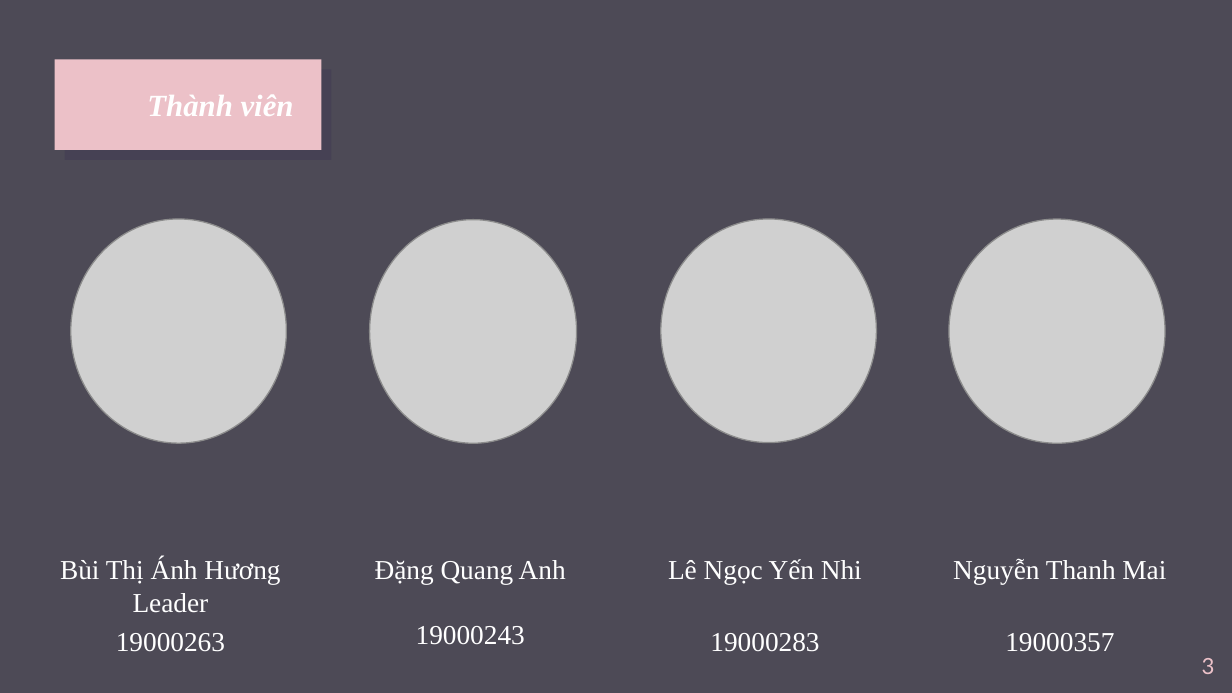
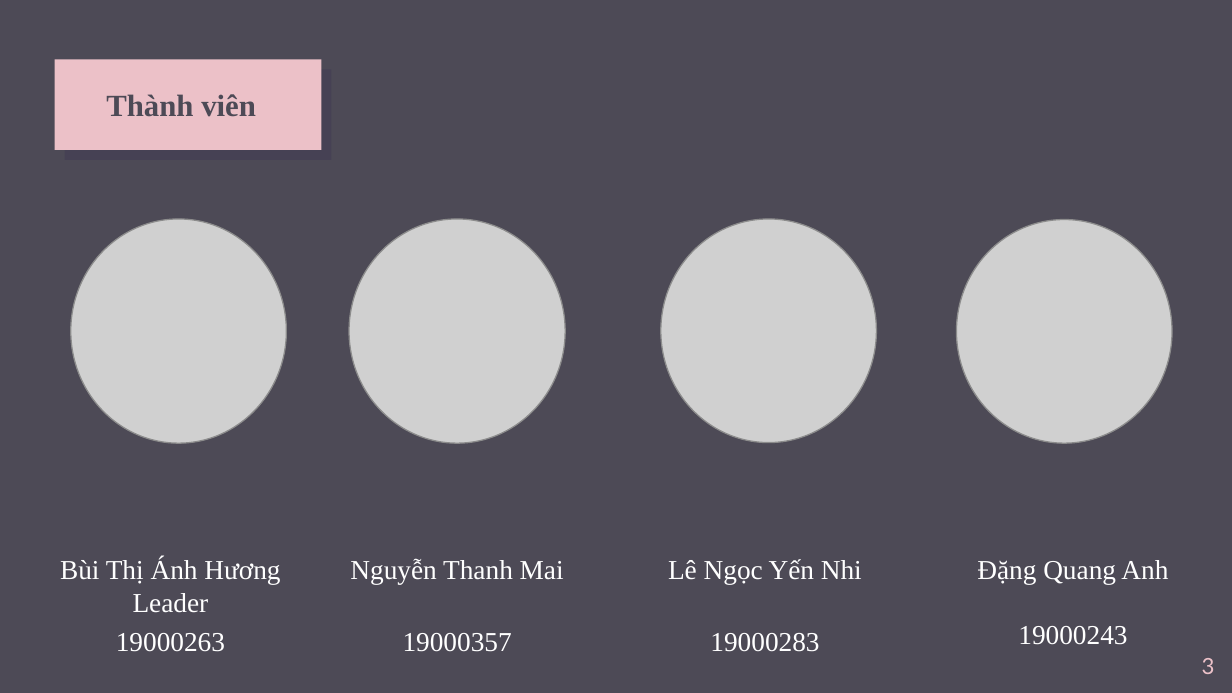
Before and after one commit to anhhuong20/ProjectTeam12, a slide deck: slide 3 of Team12.pptx. Drawn at 1232x693 pixels with LibreOffice and Linux fonts; fonts in the diff are those of the drawing; grey boxes stand for pictures; background and template pictures are left out. Boxes give left, top, right and bottom in pixels: in the first picture for what was removed or moved away, otherwise in the second. Text is boxed around its words. In the diff, an @@ line names an element or a change of style, - is before the commit and + after.

```diff
--- a/Team12.pptx
+++ b/Team12.pptx
@@ title "Thành viên": place and size @@
-title "Thành viên" at (147, 94, 294, 116)
+title "Thành viên" at (106, 94, 256, 117)
@@ title "Thành viên" at (106, 94, 256, 117): text colour #FFFFFF to #4D4A56, italic off; alignment right to centre @@
@@ picture: place and size @@
-picture at (949, 219, 1164, 444)
+picture at (349, 219, 564, 444)
@@ picture: place and size @@
-picture at (370, 219, 577, 444)
+picture at (956, 219, 1172, 444)
@@ text "Nguyễn Thanh Mai": place and size @@
-text "Nguyễn Thanh Mai" at (953, 558, 1166, 652)
+text "Nguyễn Thanh Mai" at (350, 558, 564, 652)
@@ text "Đặng Quang Anh": place and size @@
-text "Đặng Quang Anh" at (375, 560, 566, 645)
+text "Đặng Quang Anh" at (977, 560, 1168, 645)
```
Also in this commit, not shown: 11 other slides changed, 8 slides added, 8 slides removed, 1 other file.
